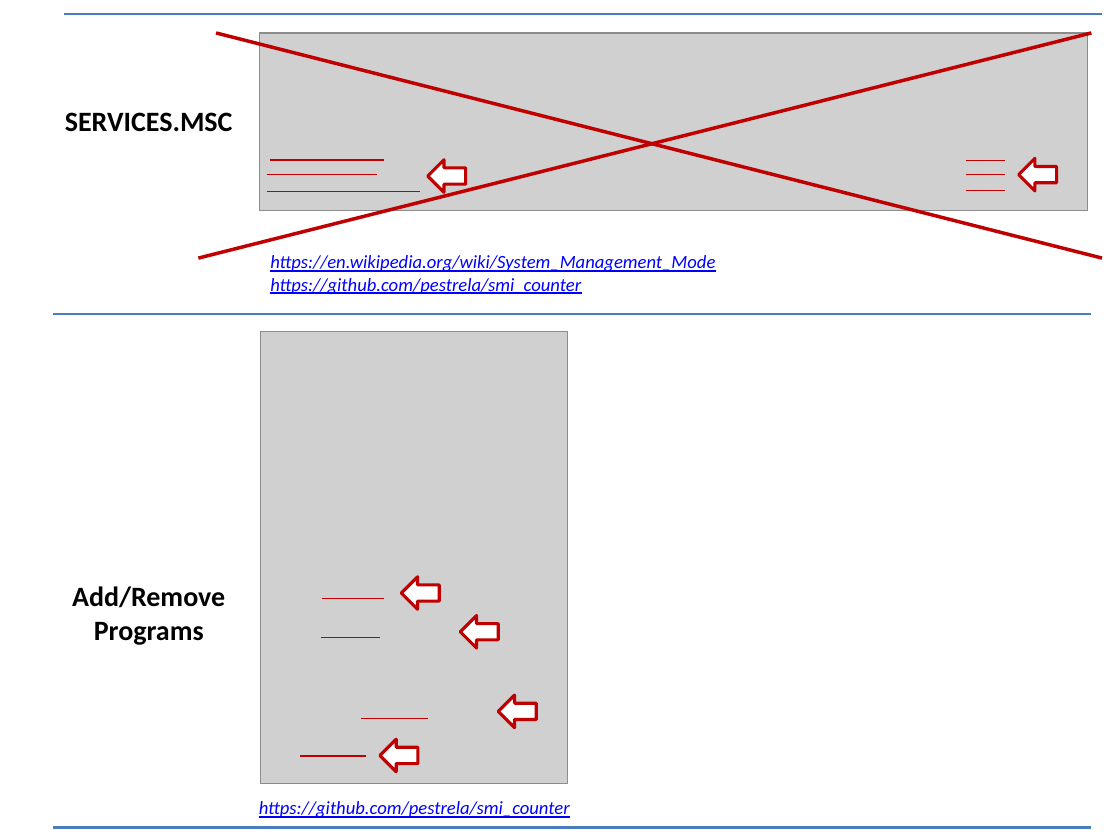
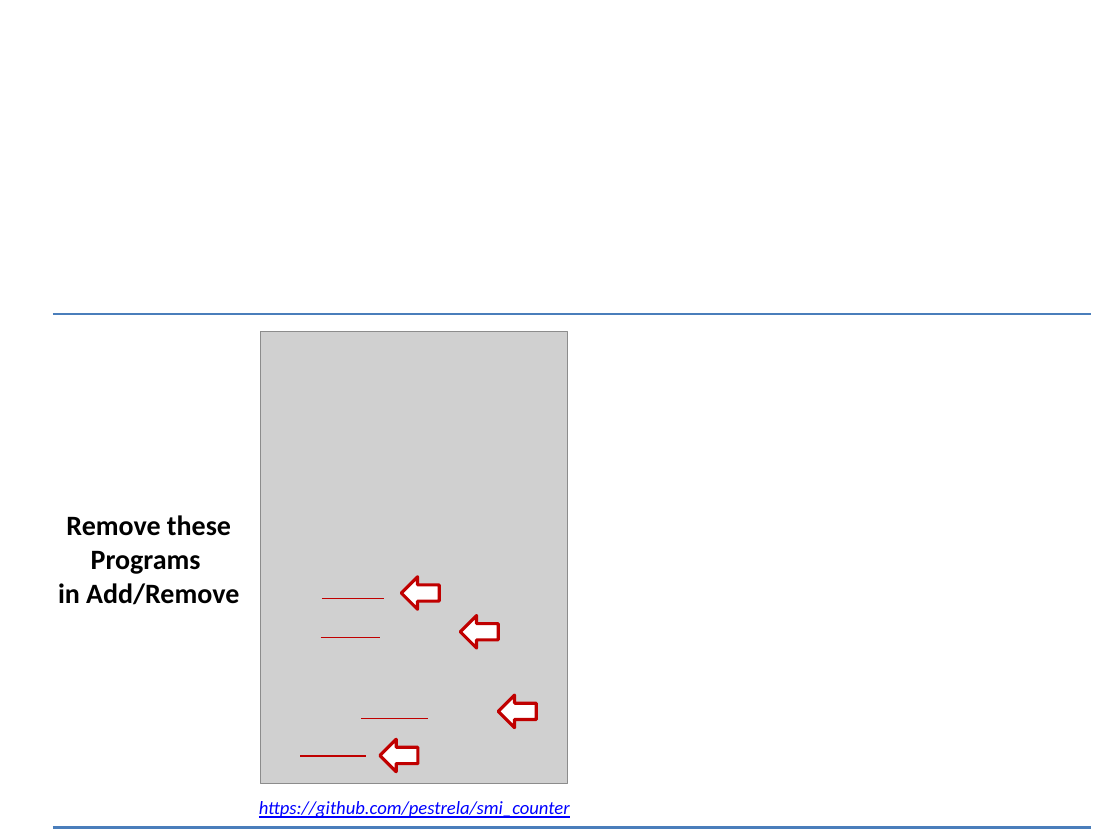
Before and after one commit to pestrela/smi_counter, a slide deck: slide 3 of src/dell_smi_latency_problems v2.pptx. Drawn at 1120x840 pixels with LibreOffice and Linux fonts; fonts in the diff are those of the drawing; grey boxes stand for pictures. Boxes give left, top, right and bottom in pixels: in the first picture for what was removed or moved away, otherwise in the second. Text is boxed around its words. In the diff, an @@ line names an element or a change of style, - is before the commit and + after.

```diff
--- a/src/dell_smi_latency_problems v2.pptx
+++ b/src/dell_smi_latency_problems v2.pptx
@@ line removed from (64, 15) to (1102, 15) @@
@@ line removed from (198, 258) to (1091, 32) @@
@@ line removed from (216, 32) to (1102, 258) @@
@@ picture removed at [259, 32, 1088, 209] @@
@@ text removed at [65, 112, 233, 132] @@
-SERVICES.MSC
@@ line removed from (267, 175) to (377, 175) @@
@@ line removed from (270, 160) to (384, 160) @@
@@ left arrow removed at [428, 160, 466, 193] @@
@@ line removed from (965, 175) to (1006, 175) @@
@@ line removed from (965, 160) to (1006, 160) @@
@@ left arrow removed at [1018, 158, 1056, 190] @@
@@ line removed from (267, 192) to (420, 192) @@
@@ line removed from (965, 190) to (1006, 190) @@
@@ text removed at [270, 255, 715, 294] @@
-https://en.wikipedia.org/wiki/System_Management_Mode
-https://github.com/pestrela/smi_counter
@@ text at [58, 515, 239, 605]: text changed @@
-Add/Remove
-Programs
+Remove these
+Programs
+in Add/Remove
```
Also in this commit, not shown: 1 slide added, 1 slide removed, 5 other files.
